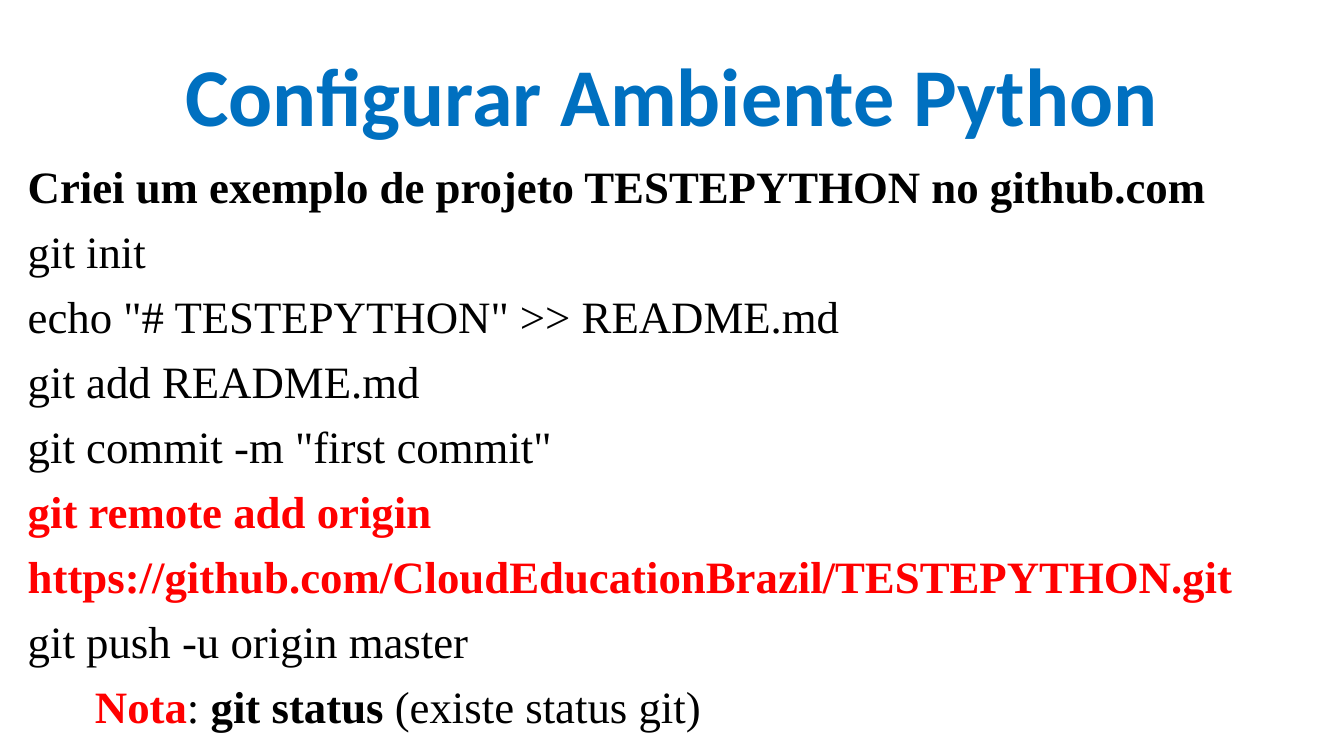
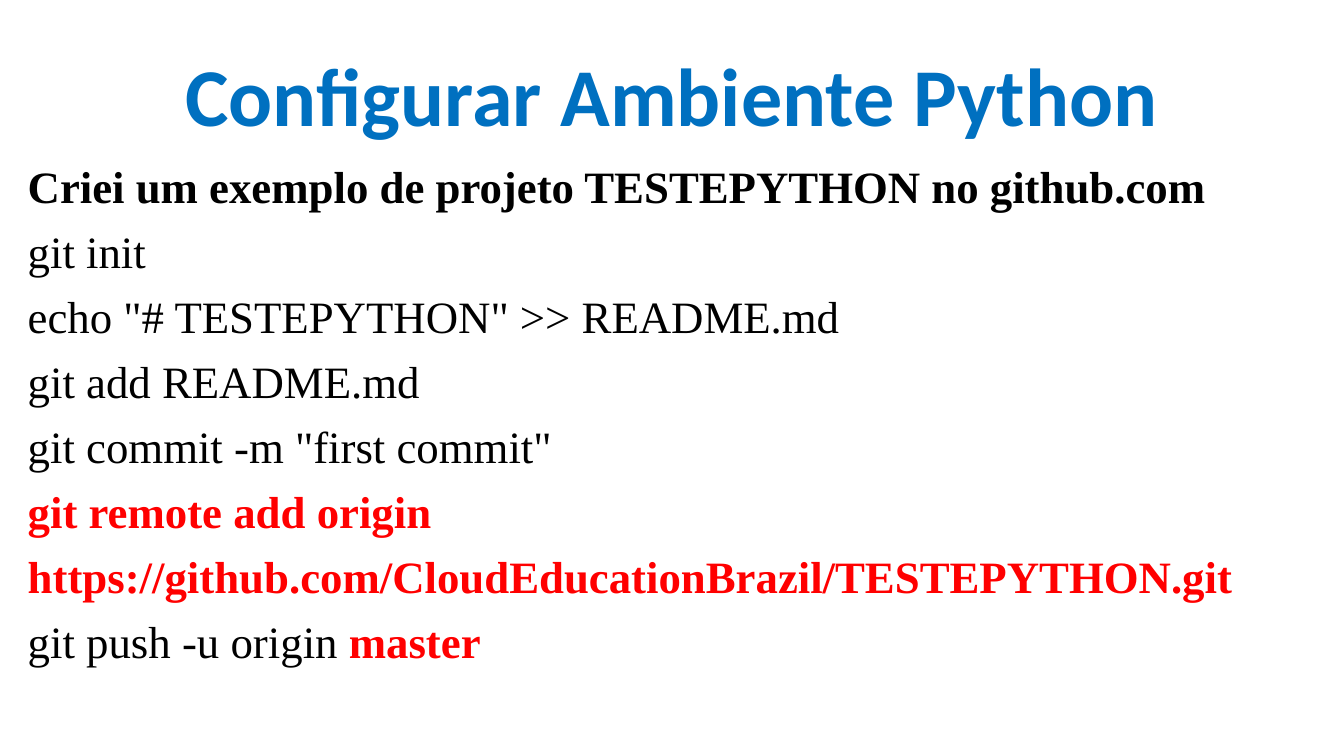
Before and after one commit to CloudEducationBrazil/WydenPythonParadigmas, a slide deck: slide 13 of 01 Classes/Aula 01 02 03 Programação Python.pptx. Drawn at 1344x756 pixels with LibreOffice and Linux fonts; fonts in the diff are those of the drawing; background and template pictures are left out. Boxes give left, top, right and bottom in pixels: in the first picture for what was removed or moved away, otherwise in the second. Text is boxed around its words. In the diff, an @@ line names an element or a change of style, - is before the commit and + after.

```diff
--- a/01 Classes/Aula 01 02 03 Programação Python.pptx
+++ b/01 Classes/Aula 01 02 03 Programação Python.pptx
@@ text at (x1=28, y1=627, x2=481, y2=668): text colour #000000 to #FF0000, bold on in "master" @@
@@ text at (x1=95, y1=692, x2=701, y2=733): paragraph removed @@
-Nota: git status (existe status git)
```
Also in this commit, not shown: 1 other slide changed, 2 slides added.
